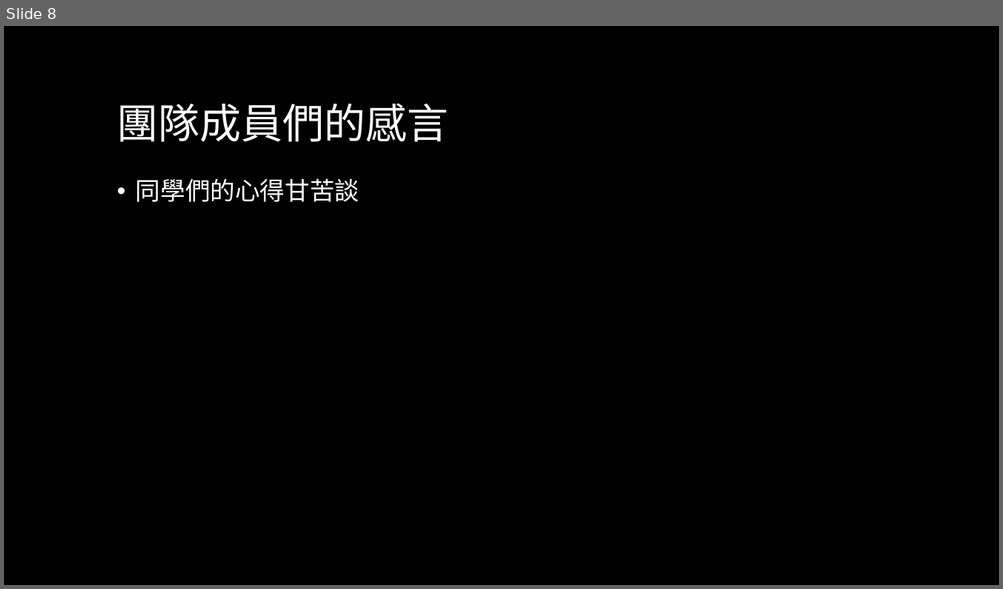
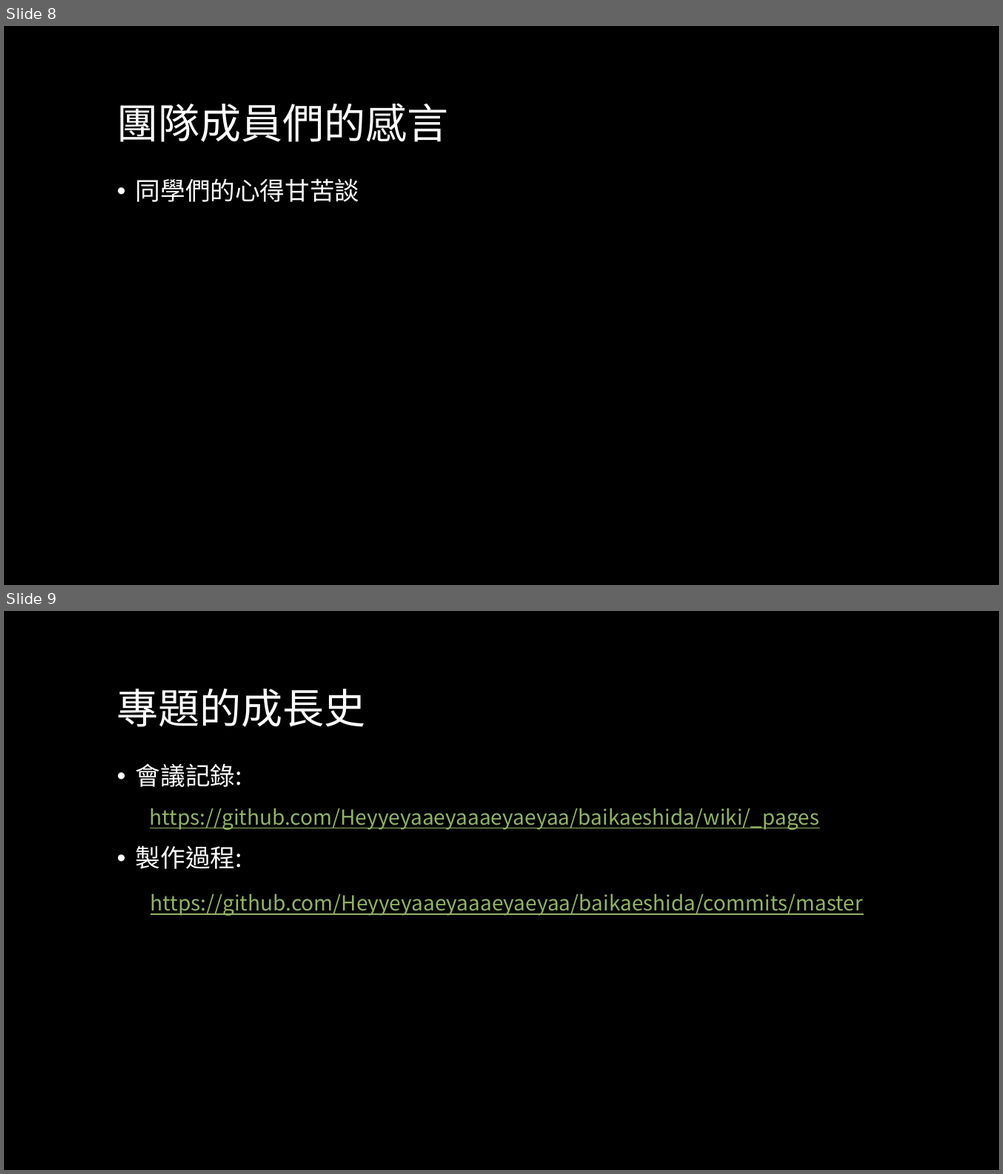
Before and after one commit to Heyyeyaaeyaaaeyaeyaa/baikaeshida, a slide deck: 專題的成長史/傢備封環2013 12 10更新.pptx. Shown one above the other, each under a label of ours: slide 8 before the commit, slides 8 and 9 after it. The pictures are 1003x589 and 1003x1174 pixels, drawn with LibreOffice and Linux fonts; fonts in the diff are those of the drawing; background and template pictures are left out. Boxes give left, top, right and bottom in pixels: in the first picture for what was removed or moved away, otherwise in the second. Text is boxed around its words. In the diff, an @@ line names an element or a change of style, - is before the commit and + after.

```diff
--- a/專題的成長史/傢備封環2013 12 10更新.pptx
+++ b/專題的成長史/傢備封環2013 12 10更新.pptx
@@ slide 9 added at box(4, 611, 999, 1170), background picture (left out) @@
@@ title added at box(117, 689, 366, 727), 40 pt, text #FFFFFF @@
+專題的成長史
@@ text added at box(136, 763, 862, 916), 20 pt, text #90B365, underline @@
+• 會議記錄:
+https://github.com/Heyyeyaaeyaaaeyaeyaa/baikaeshida/wiki/_pages
+• 製作過程:
+https://github.com/Heyyeyaaeyaaaeyaeyaa/baikaeshida/commits/master
```
Also in this commit, not shown: 1 slide changed.
